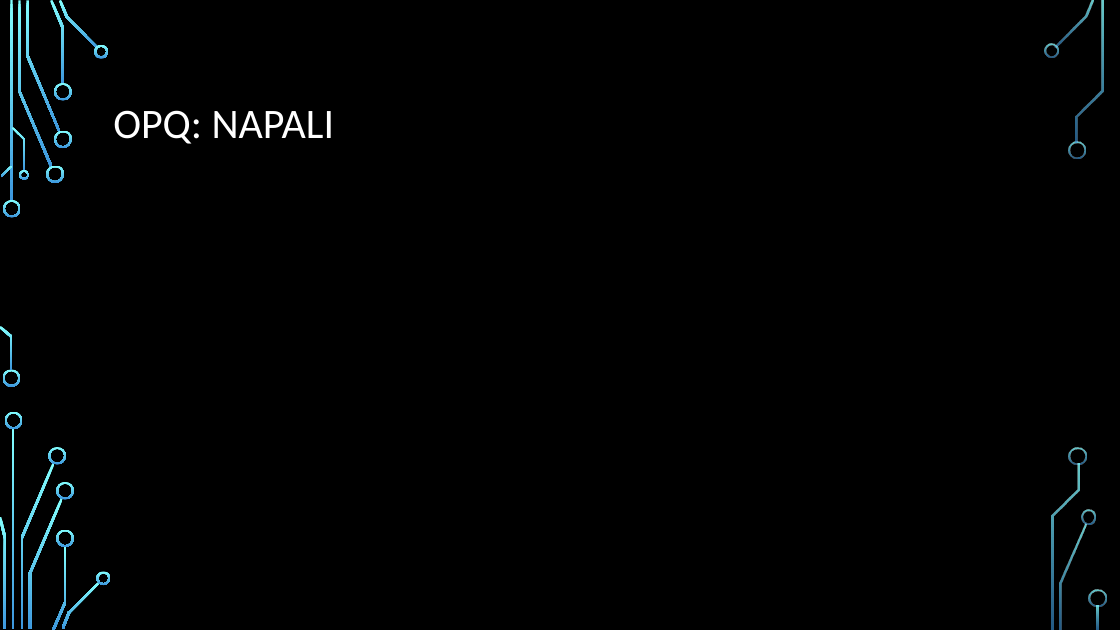
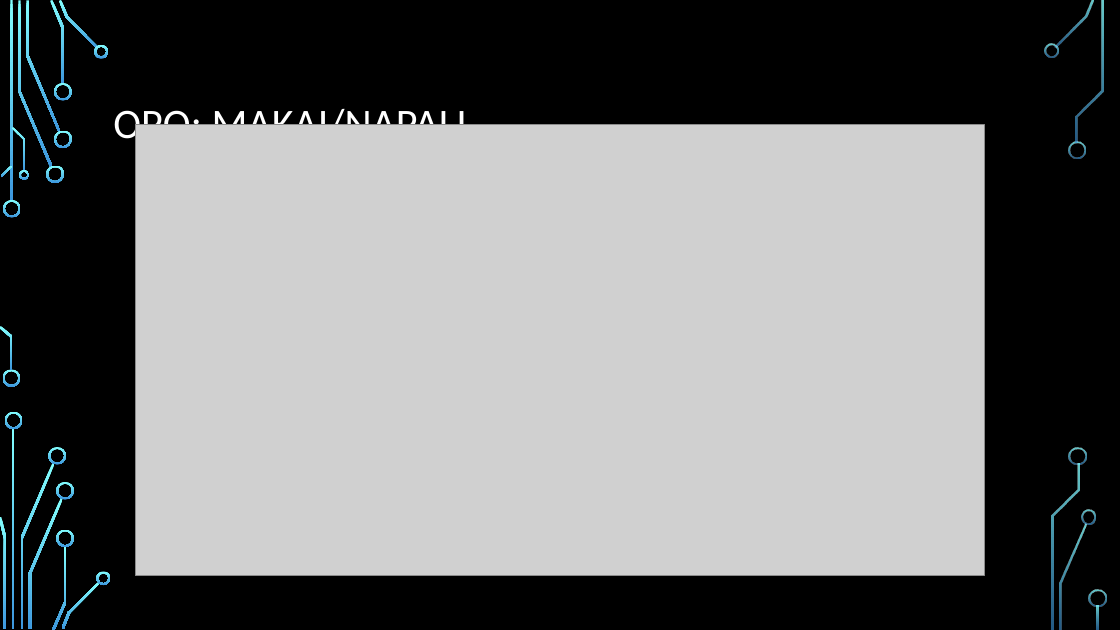
Before and after one commit to anthonyjchriste/dissertation-defense, a slide deck: slide 13 of christe_anthony_defense.pptx. Drawn at 1120x630 pixels with LibreOffice and Linux fonts; fonts in the diff are those of the drawing; grey boxes stand for pictures; background and template pictures are left out. Boxes give left, top, right and bottom in pixels: in the first picture for what was removed or moved away, otherwise in the second. Text is boxed around its words. In the diff, an @@ line names an element or a change of style, - is before the commit and + after.

```diff
--- a/christe_anthony_defense.pptx
+++ b/christe_anthony_defense.pptx
@@ title at (113, 103, 467, 148): text changed @@
-OPQ: NAPALI
+OPQ: MAKAI/NAPALI
@@ picture added at (135, 124, 985, 576) @@
```
Also in this commit, not shown: 3 other slides changed.
